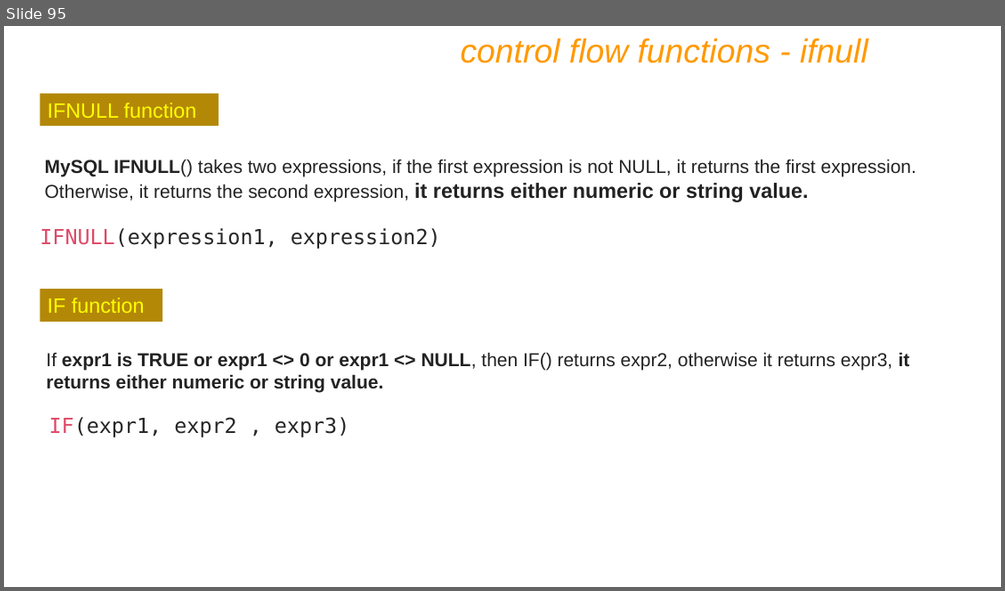
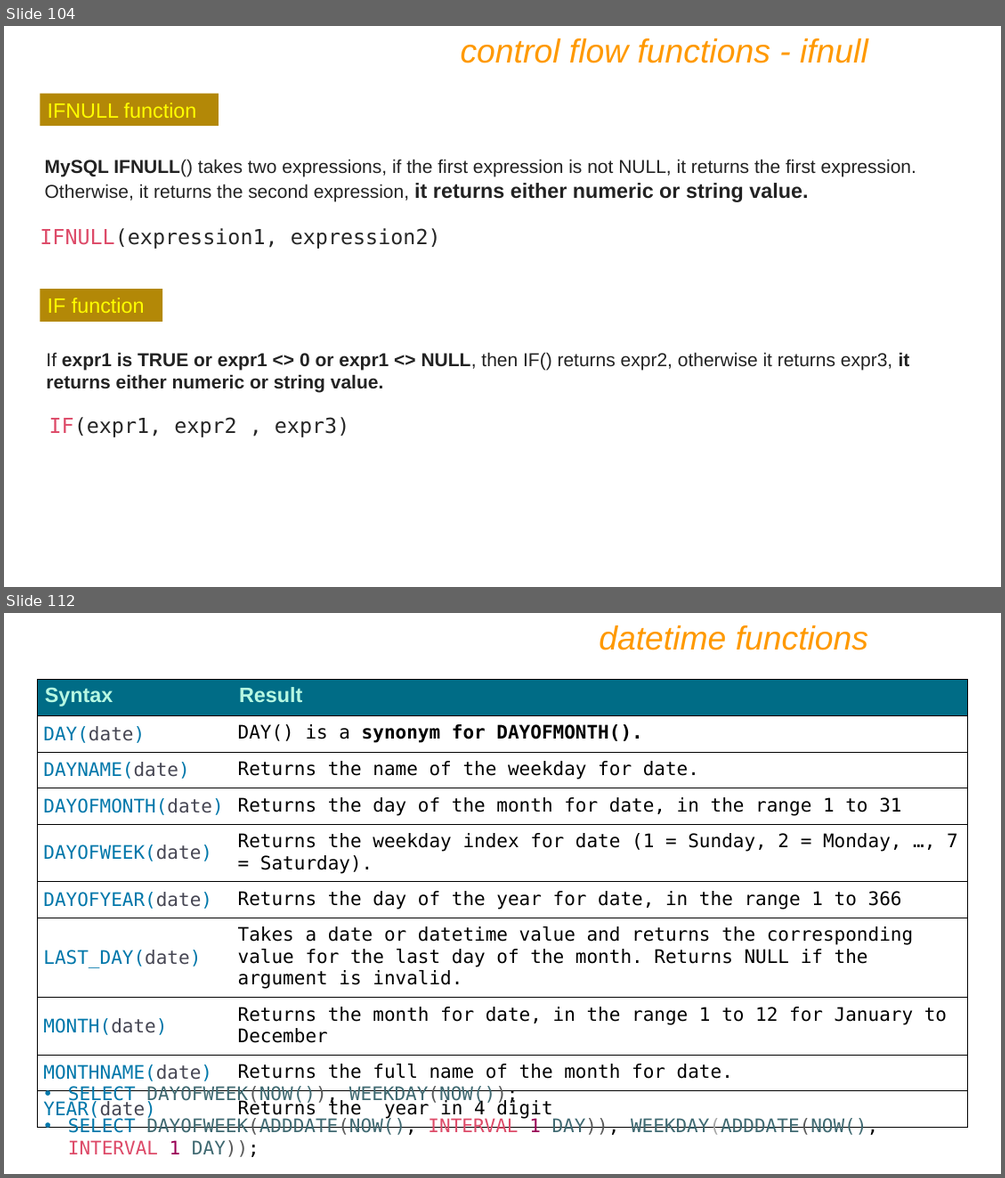
Before and after one commit to ABHAYB642/PG-DAC-All-Subjects, a slide deck: Database/IET MySQL PPT Ver9.pptx. Shown one above the other, each under a label of ours: slide 95 before the commit, slides 104 and 112 after it; the slides between them are not shown. The pictures are 1005x591 and 1005x1178 pixels, drawn with LibreOffice and Linux fonts; fonts in the diff are those of the drawing. Boxes give left, top, right and bottom in pixels: in the first picture for what was removed or moved away, otherwise in the second. Text is boxed around its words. In the diff, an @@ line names an element or a change of style, - is before the commit and + after.

```diff
--- a/Database/IET MySQL PPT Ver9.pptx
+++ b/Database/IET MySQL PPT Ver9.pptx
@@ slide 112 added at bbox=[4, 613, 1001, 1174], background #FFFFFF @@
@@ text added at bbox=[599, 625, 868, 650], 32 pt, text #FF9900, italic @@
+datetime functions
@@ table added at bbox=[38, 680, 968, 1123], 10 rows, 2 columns @@
+Syntax | Result
+DAY(date) | DAY() is a synonym for DAYOFMONTH().
+DAYNAME(date) | Returns the name of the weekday for date.
+DAYOFMONTH(date) | Returns the day of the month for date, in the range 1 to 31
+DAYOFWEEK(date) | Returns the weekday index for date (1 = Sunday, 2 = Monday, …, 7 = Saturday).
+DAYOFYEAR(date) | Returns the day of the year for date, in the range 1 to 366
+LAST_DAY(date) | Takes a date or datetime value and returns the corresponding value for the last day of the month. Returns NULL if the argument is invalid.
+MONTH(date) | Returns the month for date, in the range 1 to 12 for January to December
+MONTHNAME(date) | Returns the full name of the month for date.
+YEAR(date) | Returns the year in 4 digit
@@ text added at bbox=[68, 1086, 878, 1157], 18 pt, text #3F6971 @@
+• SELECT DAYOFWEEK(NOW()), WEEKDAY(NOW());
+• SELECT DAYOFWEEK(ADDDATE(NOW(), INTERVAL 1 DAY)), WEEKDAY(ADDDATE(NOW(), INTERVAL 1 DAY));
@@ what was slide 95 is now slide 104 @@
```
Also in this commit, not shown: 4 slides changed, 83 other slides added.
